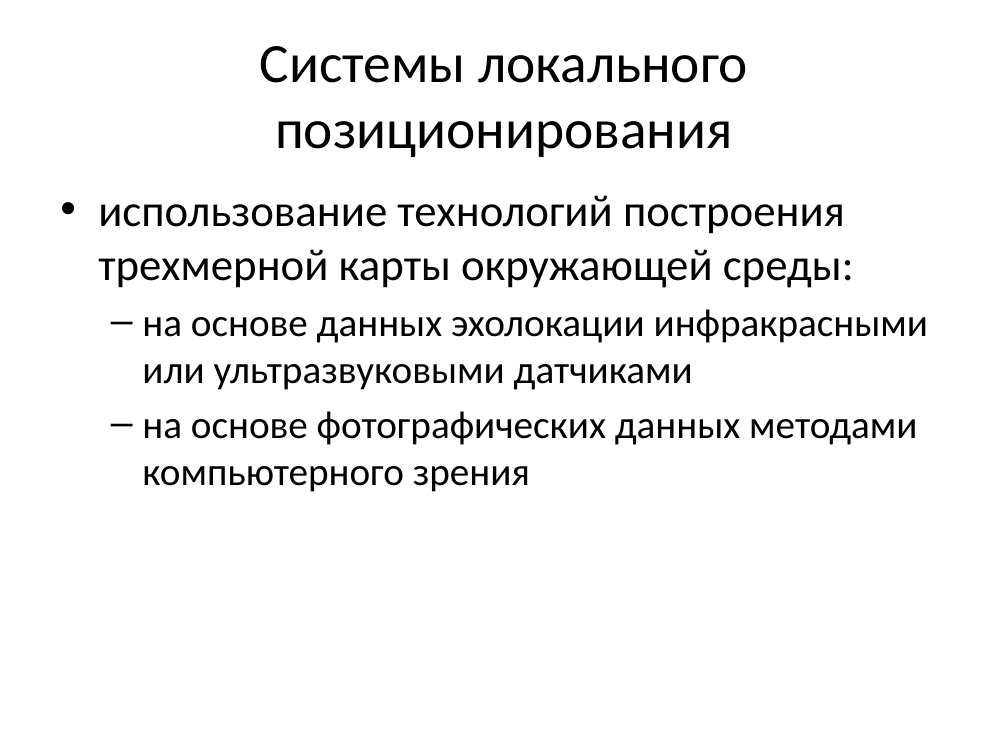
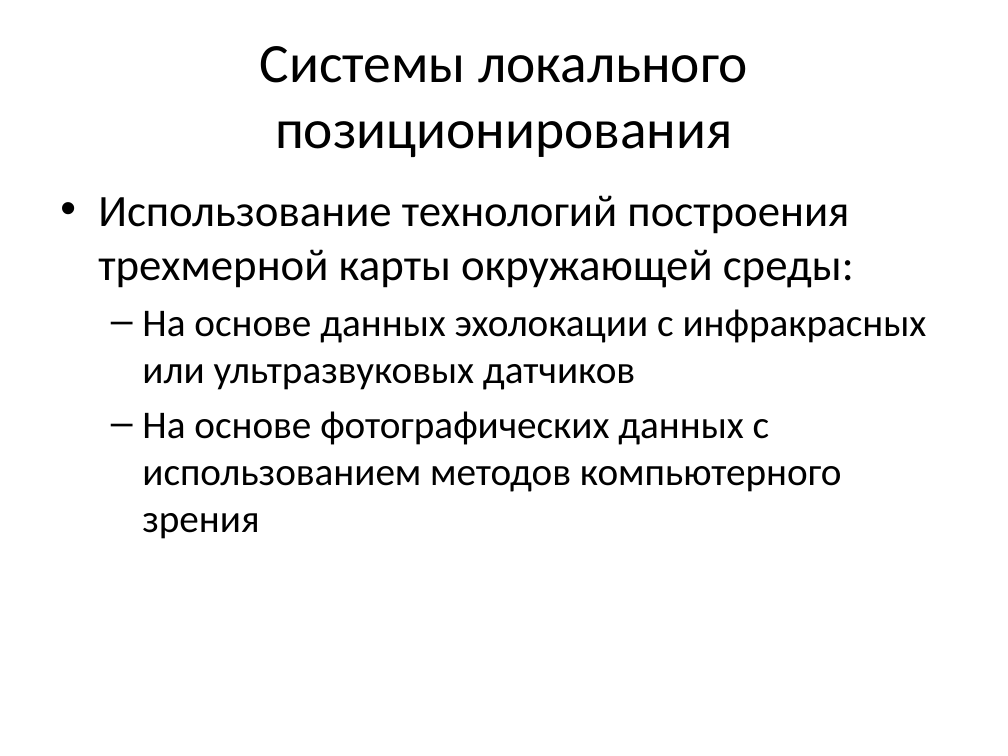
Before and after one commit to pkuderov/gyrocam, a slide deck: slide 5 of presentation.pptx (slide 7 before the commit). Drawn at 1008x756 pixels with LibreOffice and Linux fonts; fonts in the diff are those of the drawing. Boxes give left, top, right and bottom in pixels: in the first picture for what was removed or moved away, otherwise in the second. Text is boxed around its words. In the diff, an @@ line names an element or a change of style, - is before the commit and + after.

```diff
--- a/presentation.pptx
+++ b/presentation.pptx
@@ text at (x1=98, y1=195, x2=927, y2=539): text changed @@
-• использование технологий построения трехмерной карты окружающей среды:
-  – на основе данных эхолокации инфракрасными или ультразвуковыми датчиками
-  – на основе фотографических данных методами компьютерного зрения
+• Использование технологий построения трехмерной карты окружающей среды:
+  – На основе данных эхолокации с инфракрасных или ультразвуковых датчиков
+  – На основе фотографических данных с использованием методов компьютерного зрения
```
Also in this commit, not shown: 7 other slides changed, 5 slides added, 5 slides removed, 3 other files.
